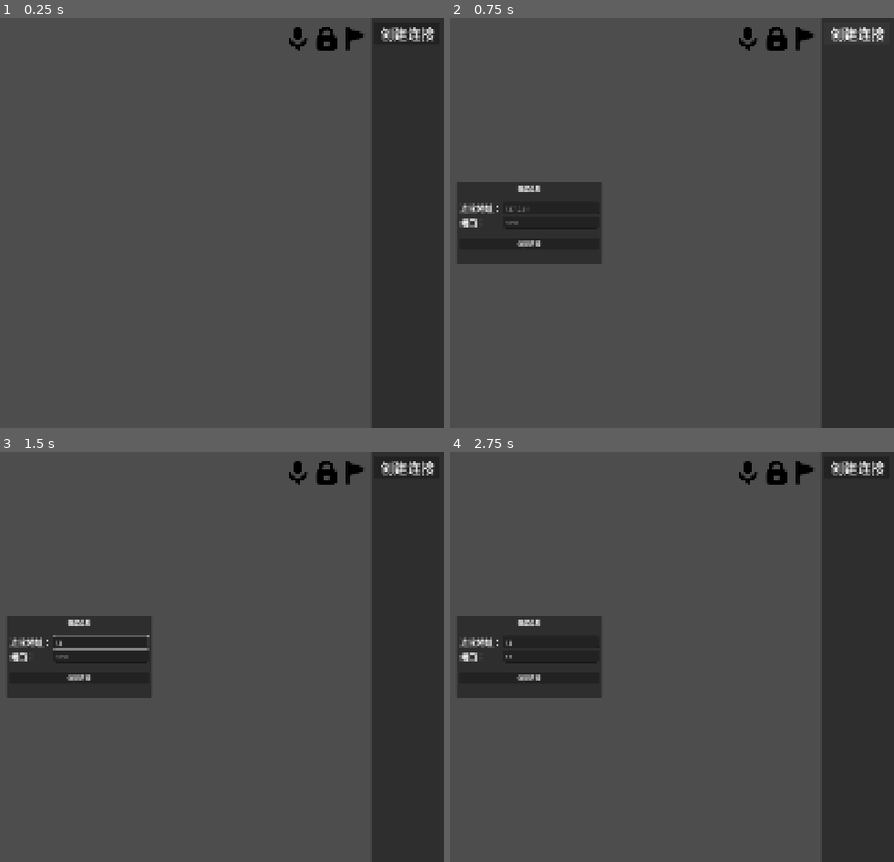
Above: before the commit, frames 1-4 (two rows, left to right).
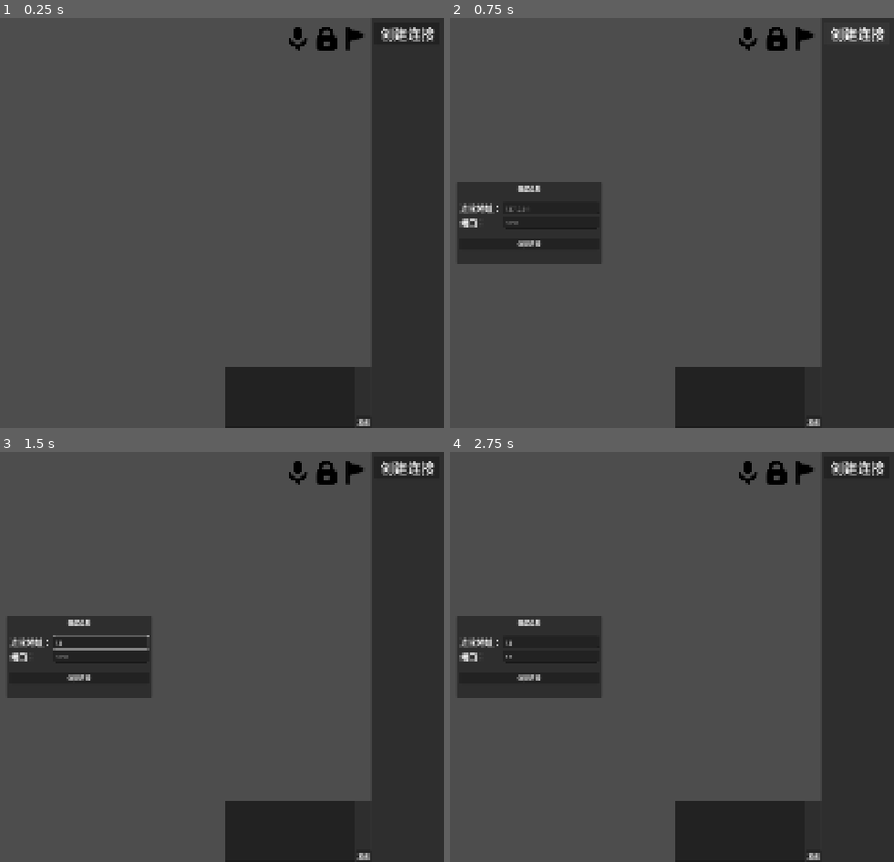
Above: after the commit, the same moments.

Repository: LYK-ce/Pictor
Game: Godot game, scene res://src/main/main.tscn
Same seed, same stepped clock (60 frames per second), same inputs: the game is played once before the commit and once after it.
Inputs (mouse positions are in pixels of both pictures, inside the frame that each line leads up to):
- Up to frame 1 (0.25 s): no input
- Up to frame 2 (0.75 s): click "创建连接" at 0.5 s
- Up to frame 3 (1.5 s): click (102, 640) at 1.27 s; type "12" at 1.35 s
- Up to frame 4 (2.75 s): click (552, 657) at 1.5 s; type "12" at 1.58 s; click (747, 472) at 2 s

The runs differ from the first frame. In frame 1, 4.9% of the frame differs, in the area x 50-84%, y 85-100%; in frame 2, 4.9%; in frame 3, 4.9%; in frame 4, 4.9%.

Commit message:
update the text input

Diff:
--- a/src/main/main.tscn
+++ b/src/main/main.tscn
@@ -8,8 +8,9 @@
 [ext_resource type="PackedScene" uid="uid://g7bchdk3ykyy" path="res://src/control/control.tscn" id="6_ctrl"]
 [ext_resource type="PackedScene" uid="uid://bhw00pp3bnwb4" path="res://src/camera/camera_2d.tscn" id="7_cam"]
 [ext_resource type="PackedScene" uid="uid://52ibu10nqcwt" path="res://src/ui/button_list.tscn" id="7_frqgp"]
+[ext_resource type="PackedScene" path="res://src/util/util.tscn" id="8_util"]
+[ext_resource type="PackedScene" uid="uid://bfn0swf4nchu1" path="res://src/ui/text_input.tscn" id="8_w0wra"]
 [ext_resource type="PackedScene" path="res://src/test/test_ws_server.tscn" id="9_km7bn"]
-[ext_resource type="PackedScene" path="res://src/util/util.tscn" id="8_util"]
 [ext_resource type="Resource" path="res://Assets/2D/map_chunk_0_0.tres" id="10_erw1m"]
 
 [node name="Main" type="Node" unique_id=602051622]
@@ -30,9 +31,11 @@
 
 [node name="Button" parent="UI" unique_id=471177575 instance=ExtResource("7_frqgp")]
 
+[node name="TextInput" parent="UI" unique_id=805496097 instance=ExtResource("8_w0wra")]
+
 [node name="ControlMaster" parent="." unique_id=2053521022 instance=ExtResource("6_ctrl")]
 
-[node name="Util" parent="." instance=ExtResource("8_util")]
+[node name="Util" parent="." unique_id=1916934973 instance=ExtResource("8_util")]
 
 [node name="TestWSServer" parent="." unique_id=1866517460 instance=ExtResource("9_km7bn")]
 send_map = true
--- a/src/ui/text_input.gd
+++ b/src/ui/text_input.gd
@@ -1,14 +1,5 @@
 extends Control
 
-
-# Called when the node enters the scene tree for the first time.
-func _ready() -> void:
-	pass # Replace with function body.
-
-
-# Called every frame. 'delta' is the elapsed time since the previous frame.
-func _process(delta: float) -> void:
-	pass
 
 
 # 按下发送按钮，然后将当前文本框里面的内容发送给LLM
